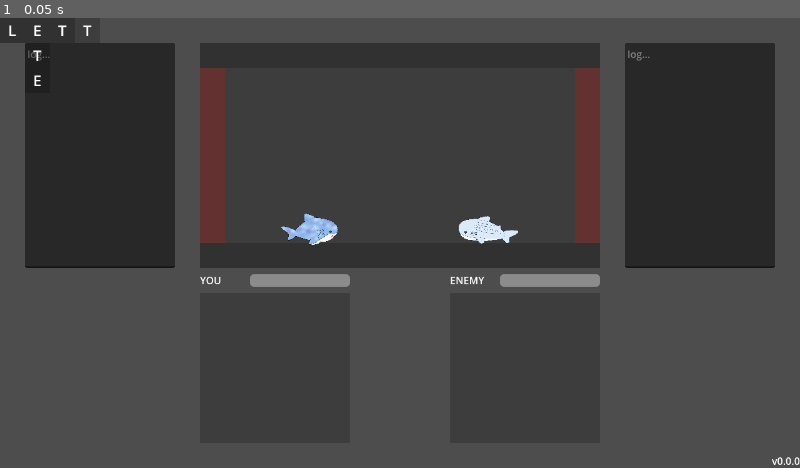
Above: before the commit, frame 1.
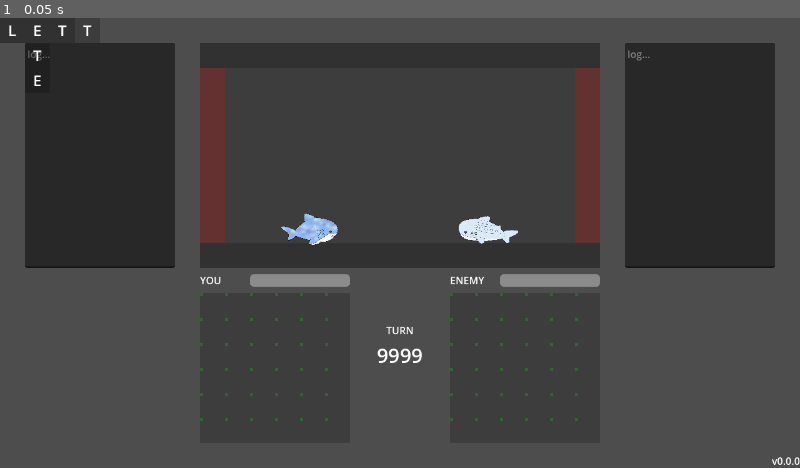
Above: after the commit, the same moment.

Repository: kamikoloss/letters
Game: Godot game, scene res://scenes/game/game.tscn
Same seed, same stepped clock (60 frames per second), same inputs: the game is played once before the commit and once after it.
Inputs:
- Up to frame 1 (0.05 s): no input

The runs differ from the first frame. In frame 1, 0.3% of the frame differs, in the area x 25-73%, y 61-90%.

Commit message:
インベントリ wip

Diff:
--- a/client/components/cell.gd
+++ b/client/components/cell.gd
@@ -26,10 +26,16 @@
 
 ## 呪文ホルダー側かどうか
 ## true: 呪文ホルダー側, false: 呪文オブジェクト側
-var is_holder := false
+var is_holder := false:
+    set(v):
+        is_holder = v
+        _update_debug()
 ## 呪文ホルダーとして有効かどうか
 ## 呪文オブジェクトが置かれたあとや表示用では無効になる
-var is_holder_active := false
+var is_holder_active := false:
+    set(v):
+        is_holder_active = v
+        _update_debug()
 
 ## 呪文の1文字
 var letter := "":
@@ -75,3 +81,11 @@
 
 func _on_area_exited(_other_area: Area2D) -> void:
     cell_entered.emit(false)
+
+
+func _update_debug() -> void:
+    var is_holder_active_lamp: ColorRect = get_node("Debug/is_holder_active")
+    if is_holder:
+        is_holder_active_lamp.color = Color.GREEN if is_holder_active else Color.RED
+    else:
+        is_holder_active_lamp.visible = false
--- a/client/components/cell.tscn
+++ b/client/components/cell.tscn
@@ -37,3 +37,11 @@
 
 [node name="CollisionShape2D" type="CollisionShape2D" parent="Area2D"]
 shape = SubResource("CircleShape2D_e0bep")
+
+[node name="Debug" type="Control" parent="."]
+modulate = Color(1, 1, 1, 0.2)
+anchors_preset = 0
+
+[node name="is_holder_active" type="ColorRect" parent="Debug"]
+offset_right = 5.0
+offset_bottom = 5.0
--- a/client/components/cell_group.gd
+++ b/client/components/cell_group.gd
@@ -5,6 +5,8 @@
 ## Cell のシーン元
 @export var _cell_scene: PackedScene
 
+## 自身を構成する Cell のリスト
+var cells: Array[Cell] = []
 ## 呪文の文字列
 var letters := ""
 ## 呪文の形を表現する二次元配列 (1 = セルあり, 0 = セルなし)
@@ -17,8 +19,6 @@
 ## ドラッグ中かどうか
 var is_dragging := false
 
-## 自身を構成する Cell のリスト
-var _cells: Array[Cell] = []
 ## 自身の中央のオフセット
 var _center_offset: Vector2
 ## ドラッグを開始した座標
@@ -50,8 +50,10 @@
                 var cell: Cell = _cell_scene.instantiate()
                 cell.position = Vector2(cell_x, cell_y)
                 cell.letter = letters[index]
+                cell.is_holder = false
+                cell.is_holder_active = false
                 add_child(cell)
-                _cells.push_back(cell)
+                cells.push_back(cell)
                 index += 1
                 # Cell の signal に接続する
                 cell.hovered.connect(_on_hovered)
@@ -68,7 +70,7 @@
         return
 
     #print("_on_hovered(on: %s)" % [on])
-    for cell in _cells:
+    for cell in cells:
         if on:
             cell.modulate = Color(1, 1, 1, 0.6)
         else:
@@ -81,20 +83,27 @@
 
     # ドラッグを開始したとき
     if on:
+        # ドラッグを開始した座標を保持しておく
         _drag_start_global_position = global_position
+        # 置いていたホルダーを有効化する
+        # TODO: 1文字まで重ねられるようにする
+        for overrapping_cell in _prev_overrapping_cells:
+            overrapping_cell.is_holder_active = true
     # ドラッグを終了したとき
     else:
         # ドロップできるとき
-        # TODO: tween で移動する
         if can_drop:
+            # TODO: tween で移動する
             # TODO: global でやると Holder が 20px ずれてたらずれる
             global_position = snapped(global_position, Cell.CELL_SIZE)
             # 置いたホルダーを無効化する
             # TODO: 1文字まで重ねられるようにする
             for overrapping_cell in _prev_overrapping_cells:
                 overrapping_cell.is_holder_active = false
+                overrapping_cell.bg_color = Cell.COLOR_DEFAULT
         # ドロップできないとき: 元の座標に戻す
         else:
+            # TODO: tween で移動する
             global_position = _drag_start_global_position
 
 
@@ -110,8 +119,9 @@
             cell.bg_color = Cell.COLOR_DEFAULT
     _prev_overrapping_cells.clear()
 
+    # 自身の Cell ごとに重なっているホルダー Area を取得する
     var overrapping_cells: Array[Cell] = [] # 重なっている Cell
-    for cell in _cells:
+    for cell in cells:
         if cell is Cell:
             # 自身を構成する Cell が重なっているホルダー Area の中で最寄りを取得する
             var overrapping_areas := cell.area.get_overlapping_areas() # 重なっている Area[]
@@ -135,10 +145,14 @@
     _prev_overrapping_cells = overrapping_cells
     #print("overrapping_cells", overrapping_cells)
 
+    # 重なっているホルダー Cell がない場合: ドロップ不可
     if overrapping_cells.is_empty():
         can_drop = false
-    elif _cells.size() != overrapping_cells.size():
+        return
+    # すべての Cell が重なっていいない場合: ドロップ不可
+    if cells.size() != overrapping_cells.size():
         # TODO: なんかはみ出ても置けることがある？外周におけない Holder を配置する？
         can_drop = false
-    else:
-        can_drop = overrapping_cells.all(func(cell: Cell): return cell.is_holder_active)
+        return
+    #
+    can_drop = overrapping_cells.all(func(cell: Cell): return cell.is_holder_active)
--- a/client/components/cell_holder.gd
+++ b/client/components/cell_holder.gd
@@ -4,6 +4,7 @@
 
 @export var _cells_parent: Control
 
+## 自身を構成する Cell のリスト
 var cells: Array[Cell]
 
 
@@ -11,5 +12,5 @@
     for node in _cells_parent.get_children():
         if node is Cell:
             node.is_holder = true
-            node.is_holder_active = true
+            node.is_holder_active = true # TODO: ロード
             cells.push_back(node)
--- a/client/scenes/game/game.tscn
+++ b/client/scenes/game/game.tscn
@@ -235,3 +235,22 @@
 text = "v0.0.0"
 horizontal_alignment = 2
 vertical_alignment = 2
+
+[node name="Turn" type="Label" parent="."]
+offset_left = 560.0
+offset_top = 480.0
+offset_right = 720.0
+offset_bottom = 520.0
+text = "TURN"
+horizontal_alignment = 1
+vertical_alignment = 1
+
+[node name="Turn2" type="Label" parent="."]
+offset_left = 560.0
+offset_top = 510.0
+offset_right = 720.0
+offset_bottom = 570.0
+theme_override_font_sizes/font_size = 32
+text = "9999"
+horizontal_alignment = 1
+vertical_alignment = 1
